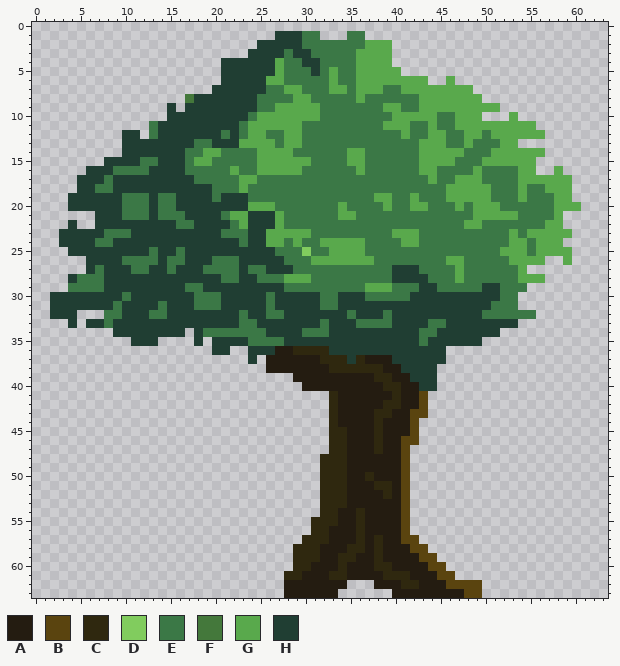
One commit to this pixel-art sprite: SIGGDGAME-master/Assets/2D Pixel Trees/FlatTrees/flattree.png. That is the earlier state.
The file is 64x64 pixels. Colours within 5 levels of each other are drawn and written as one.
Palette (. is transparent): A #241c11  B #5a440f  C #2f280f  D #81cc5e  E #3b7846  F #44783b  G #59a94c  H #203e33
After the commit:
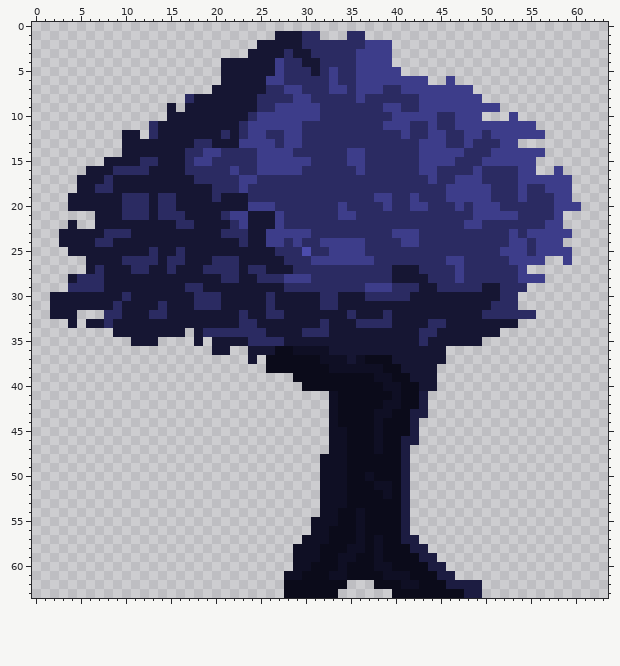
Change:
{"colour":"A","old":"#241c11","new":"#0b0b1a"}
{"colour":"B","old":"#5a440f","new":"#1c1c41"}
{"colour":"C","old":"#2f280f","new":"#0f0f24"}
{"colour":"D","old":"#81cc5e","new":"#4c4cad"}
{"colour":"E","old":"#3b7846","new":"#2b2b62"}
{"colour":"G","old":"#59a94c","new":"#3d3d8a"}
{"colour":"H","old":"#203e33","new":"#161633"}
{"y":8,"x":17,"old":"F","new":"E"}
